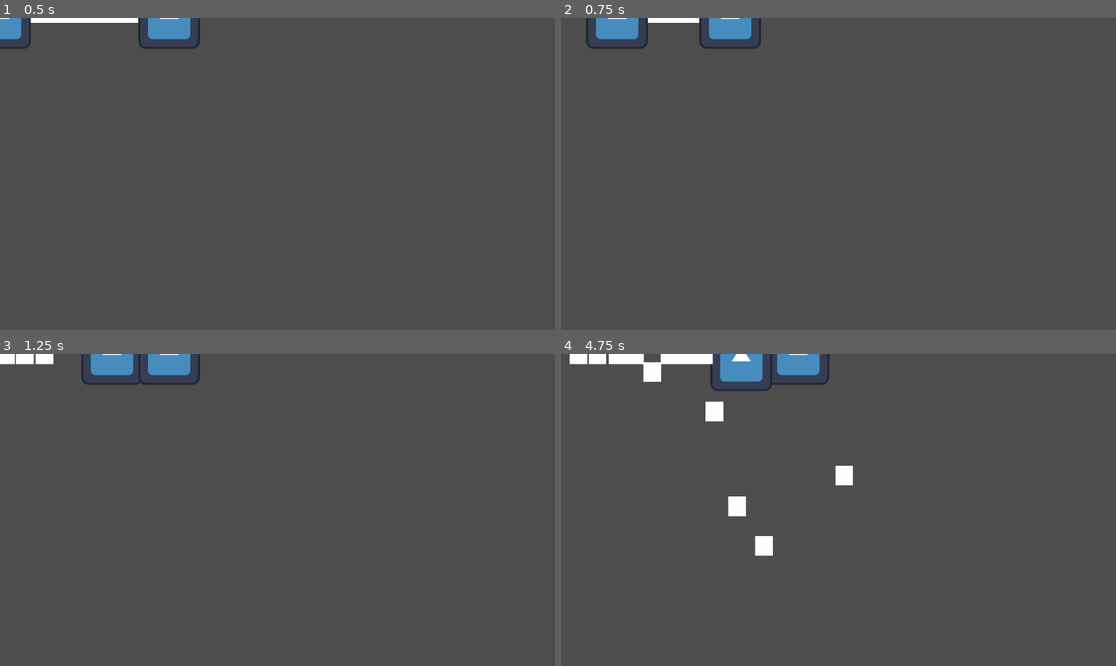
Above: before the commit, frames 1-4 (two rows, left to right).
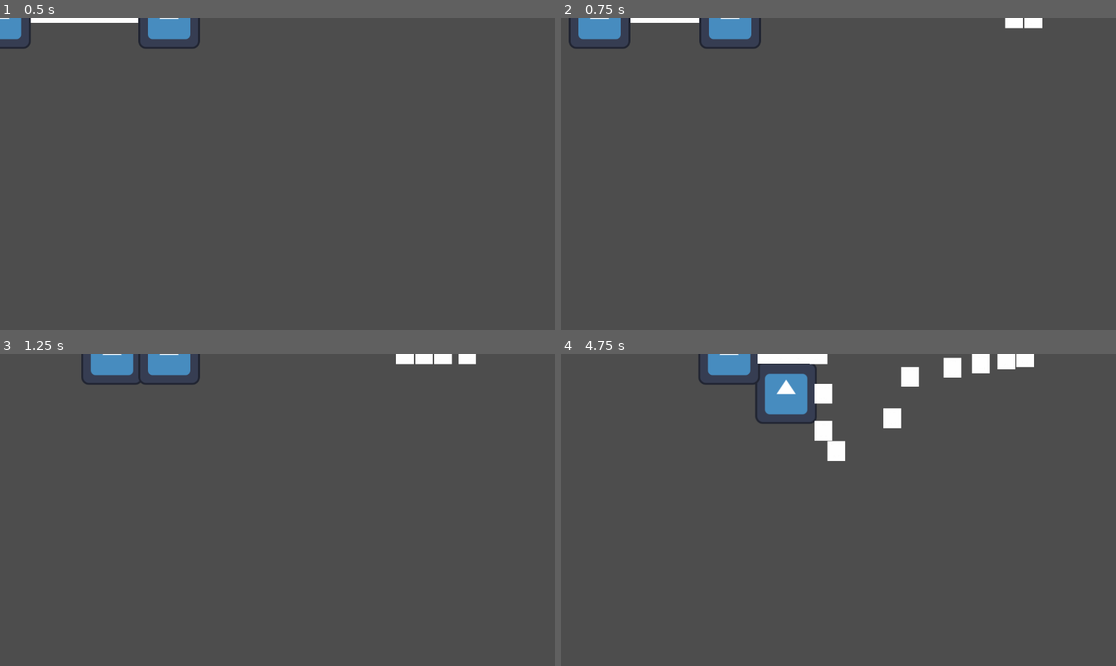
Above: after the commit, the same moments.

Repository: dweltstorm/g4c
Game: Godot game, scene res://Scenes/world.tscn
Two runs of this game, one before a commit and one after it. Both use one fixed random seed, a clock stepped at 60 frames per second and the inputs below. The engine's default icon, where the game draws it, is replaced by a stand-in: a white triangle on a blue panel in a dark square.
Inputs:
- Up to frame 1 (0.5 s): no input
- Up to frame 2 (0.75 s): tap Enter (ui_accept) at 0.5, 0.6 s; hold D (right) from 0.53 s (still down)
- Up to frame 3 (1.25 s): keep holding D (right); tap Enter (ui_accept) at 0.77, 1.07 s
- Up to frame 4 (4.75 s): release D (right) at 1.28 s; hold S (down) 1.28-2.03 s; tap Down (down2) at 1.35 s; tap Enter (ui_accept) at 1.52, 1.55, 1.82, 2.3, 3.02, 3.05, 3.32, 3.77, 3.8, 4.07, 4.35, 4.52 s; hold D (right) 2.03-2.78 s; tap Left (left2) at 2.1 s; hold W (up) 2.78-3.53 s; tap Right (right2) at 2.85 s; hold A (left) from 3.53 s (still down); tap Up (up2) at 3.6 s

Frame 1 is identical in both runs. In frame 2, 0.8% of the frame differs, in the area x 1-87%, y 0-10%; in frame 3, 0.7%; in frame 4, 6.0%, in the area x 1-86%, y 0-65%.

Commit message:
eafsgd

Diff:
--- a/Scripts/player_movement.gd
+++ b/Scripts/player_movement.gd
@@ -18,6 +18,7 @@
 
 	if Input.is_action_just_pressed("ui_accept"):
 		var new_fish = fish.instantiate()
+		new_fish.position.x = 1000
 		get_parent().add_child(new_fish)
 
 	var distance = char1.global_position.distance_to(char2.global_position)
--- /dev/null
+++ b/Scripts/state_controller.gd
@@ -0,0 +1,11 @@
+extends Node
+@export var score : int = 0
+
+# Called when the node enters the scene tree for the first time.
+func _ready():
+	pass # Replace with function body.
+
+
+# Called every frame. 'delta' is the elapsed time since the previous frame.
+func _process(delta):
+	pass
